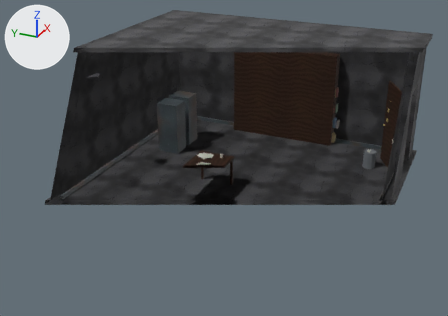
The glTF model art/models/ep_arquivos_mortos.glb, before and after one commit.
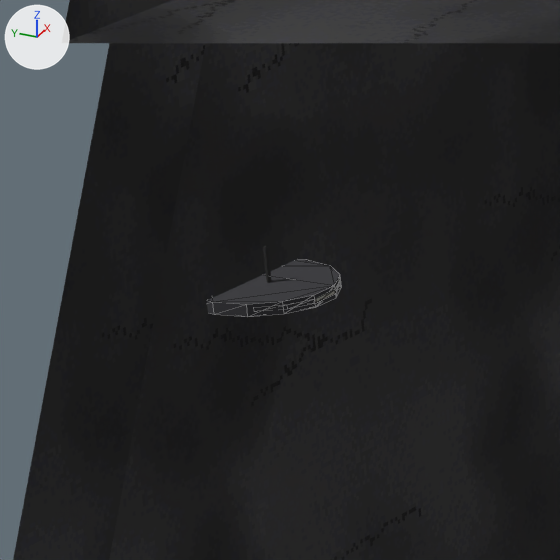
The first picture shows the older version from a 50 mm camera at (-11.992, -5.43, 7.057) aimed at (0.425, 0.157, 0.849). The close-ups show the older and then the newer version on the part from 15% to 27% of the width and 15% to 32% of the height of that picture. Only the edits that show in the close-ups are written down. The lights are fixed; the arrows at upper left show +X, +Y and +Z. The close-ups show mesh edges as thin lines. Everything nearer to the camera than a plane just in front of the edit is cut away. Vertices at exactly the same position are counted once.

Objects in the first close-up: 'concrete-col', 'flat.012', 'flat.014' and 1 more.
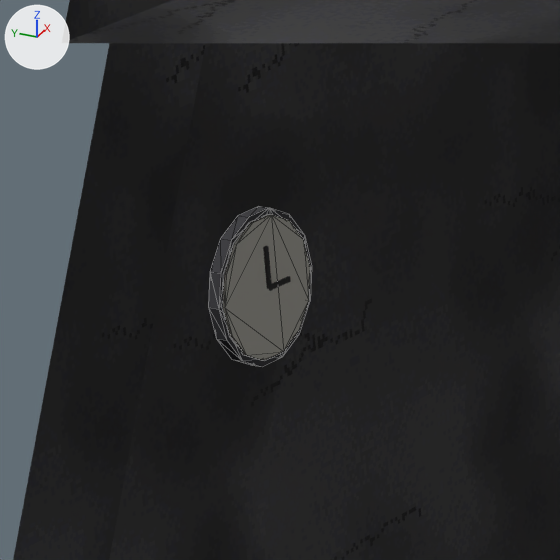
Patch to the scene script:
```diff
--- a/art/models/ep_arquivos_mortos.glb.py
+++ b/art/models/ep_arquivos_mortos.glb.py
@@ me_flat_012 @@
 # used by ob_flat_012; location = (0.0, 0.0, 0.0)
-me_flat_012.from_pydata(...)  # 36 vertices, 64 faces; spans x -0.17..2.24, y -3.5..3.63, z 1.19..2.61
+me_flat_012.from_pydata(...)  # 36 vertices, 64 faces; spans x -0.17..2.24, y -3.5..3.47, z 1.19..2.77
+# me_flat_012 part 1: the loose piece of 28 vertices spanning x -0.17..0.17, y 3.3..3.63, z 2.6..2.61 is turned 90 degrees about the x axis through its middle
 me_flat_012.materials.append(mat_flat_012)
@@ me_flat_014 @@
 # used by ob_flat_014; location = (0.0, 0.0, 0.0)
-me_flat_014.from_pydata(...)  # 28 vertices, 52 faces; spans x -0.185..0.185, y 3.3..3.66, z 2.585..2.615
+me_flat_014.from_pydata(...)  # 28 vertices, 52 faces; spans x -0.185..0.185, y 3.465..3.495, z 2.42..2.78
+# me_flat_014 part 2: the whole mesh is turned 90 degrees about the x axis through its middle
 me_flat_014.materials.append(mat_flat_014)
```

Changed parts and their boxes [x1, y1, x2, y2] in the close-ups (560 x 560 px):
'flat.012', reshaped
    before: [315, 290, 336, 303]
    after: [223, 214, 310, 361]
'flat.014', turned
    before: [207, 259, 341, 317]
    after: [208, 206, 312, 367]
